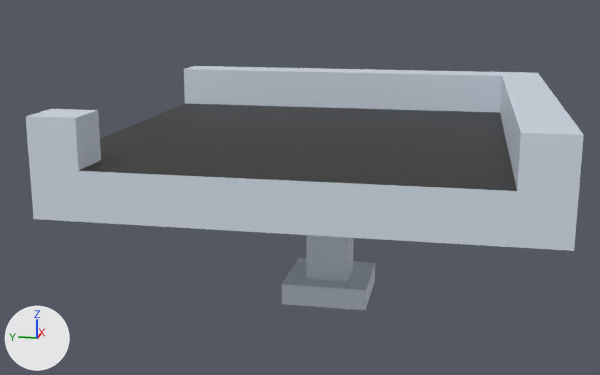
The Blender file Render/Blender_Project_Files_V2/C_C_Belt_V1.blend: old version first, new version second.
Both versions are drawn from a 50 mm camera at (-1.917, -0.308, 0.742) aimed at (-0.011, 0.074, 0.266). Lighting does not change. The marker at lower left points along +X, +Y and +Z.
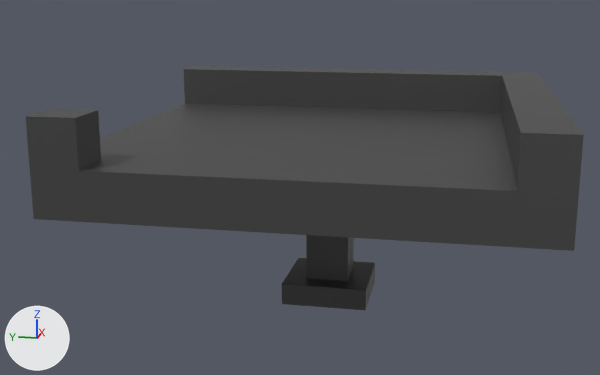
Boxes (x1, y1, x2, y2) around the edits, measured in the pictures (600 x 375 px):
part 1 of me_cube_001, recoloured (white to black)
    both: (26, 66, 584, 310)
part 2 of me_cube_001, recoloured
    both: (79, 103, 517, 191)

What the commit changed:
Material 'Dark' (mat_dark) is new.
Its base color is (0.0522, 0.0522, 0.0522) (black #414141).
me_cube_001 has 36 vertices, 28 faces and spans x -0.5..0.5, y -0.5..0.5, z 0.0..0.5.
me_cube_001 is used by ob_cube; location (0.0, 0.0, 0.0).
me_cube_001 part 1: all 27 faces that had it switch from mat_metal (white #d6e0ec) to mat_dark (black #414141).
me_cube_001 part 2: all 1 face that had it switch from mat_belt (black #1f1f1f) to mat_dark (black #414141).
